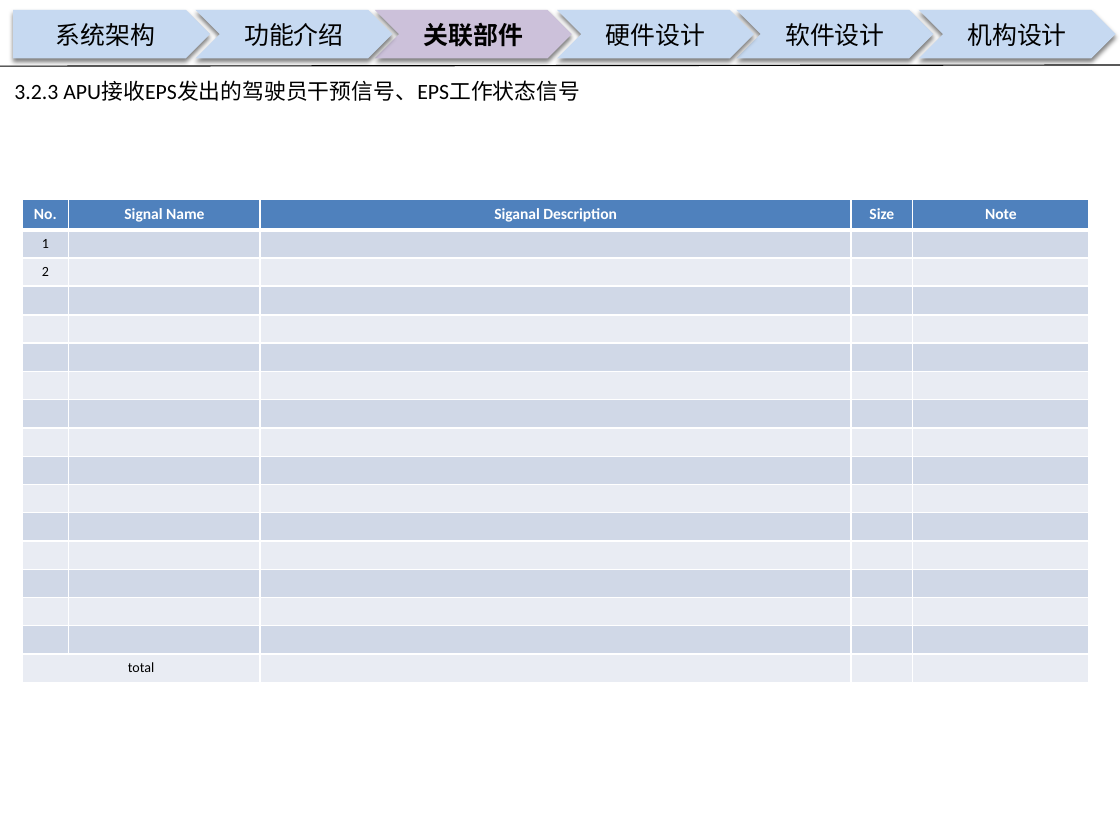
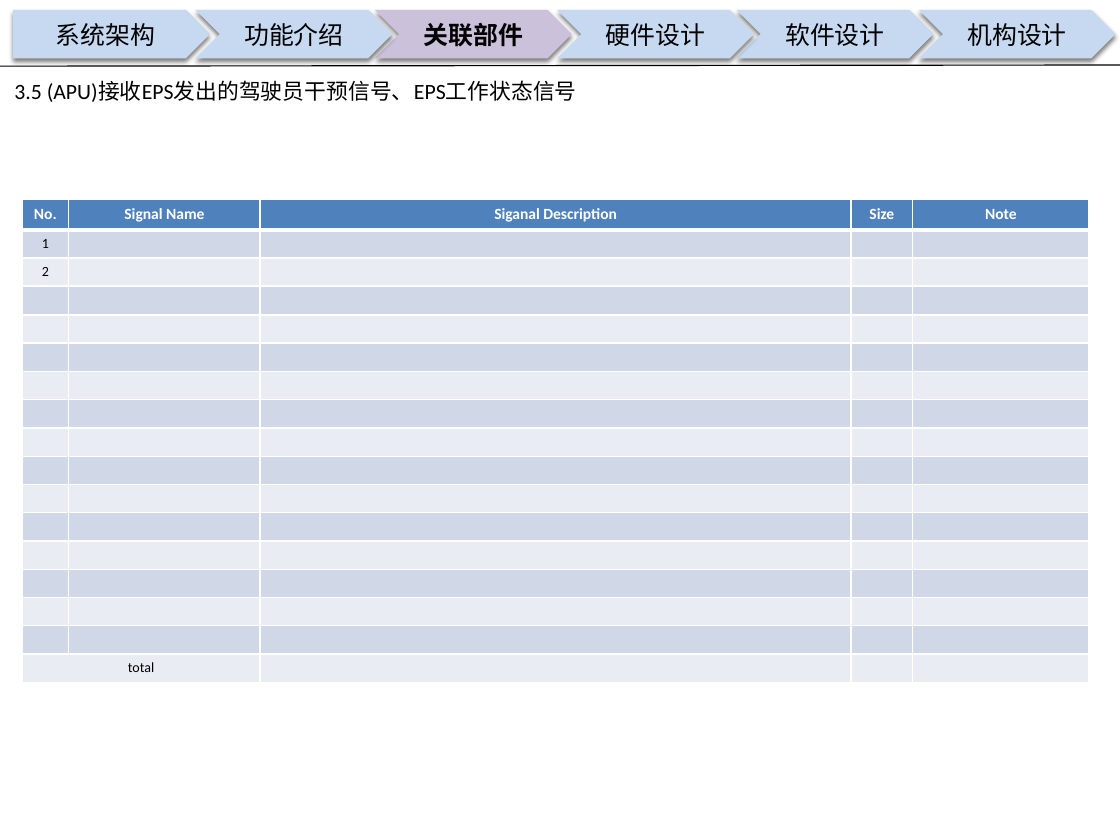
Before and after one commit to guruquan887/VAD01, a slide deck: slide 17 of 01需求分析/docs/specs/00APU设计构想书-VAD01-20180126.pptx (slide 14 before the commit). Drawn at 1120x840 pixels with LibreOffice and Linux fonts; fonts in the diff are those of the drawing; background and template pictures are left out. Boxes give left, top, right and bottom in pixels: in the first picture for what was removed or moved away, otherwise in the second. Text is boxed around its words. In the diff, an @@ line names an element or a change of style, - is before the commit and + after.

Commit message:
项目工作汇报
项目工作汇报

```diff
--- a/01需求分析/docs/specs/00APU设计构想书-VAD01-20180126.pptx
+++ b/01需求分析/docs/specs/00APU设计构想书-VAD01-20180126.pptx
@@ text at (14, 81, 577, 102): text changed @@
-3.2.3 APU接收EPS发出的驾驶员干预信号、EPS工作状态信号
+3.5 (APU)接收EPS发出的驾驶员干预信号、EPS工作状态信号
```
Also in this commit, not shown: 9 other slides changed, 3 slides added, 1 other file.
